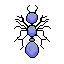
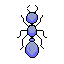
Layer changes from the first 64x64 image to the second:
renamed "Ant 4" to "Ant 4 (replace)", hid it, painted on it over [14, 7, 51, 47]
renamed "Ant 3" to "Ant 3 (replace)", hid it, painted on it over [14, 7, 51, 47]
renamed "Ant 2" to "Ant 2 (replace)", hid it, painted on it over [14, 7, 48, 47]
renamed "Ant" to "Ant (replace)", painted on it over [17, 7, 47, 47]
